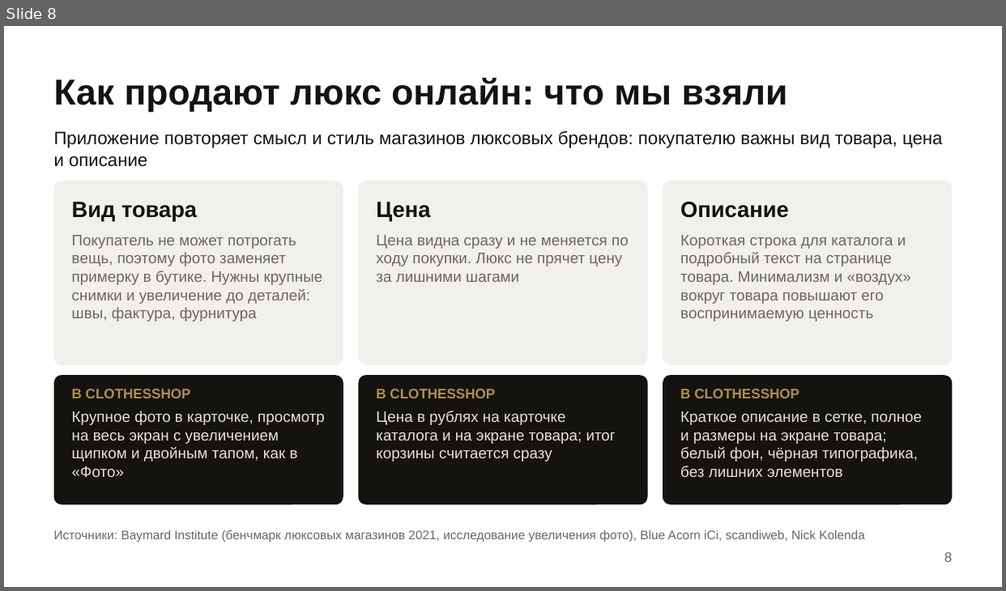
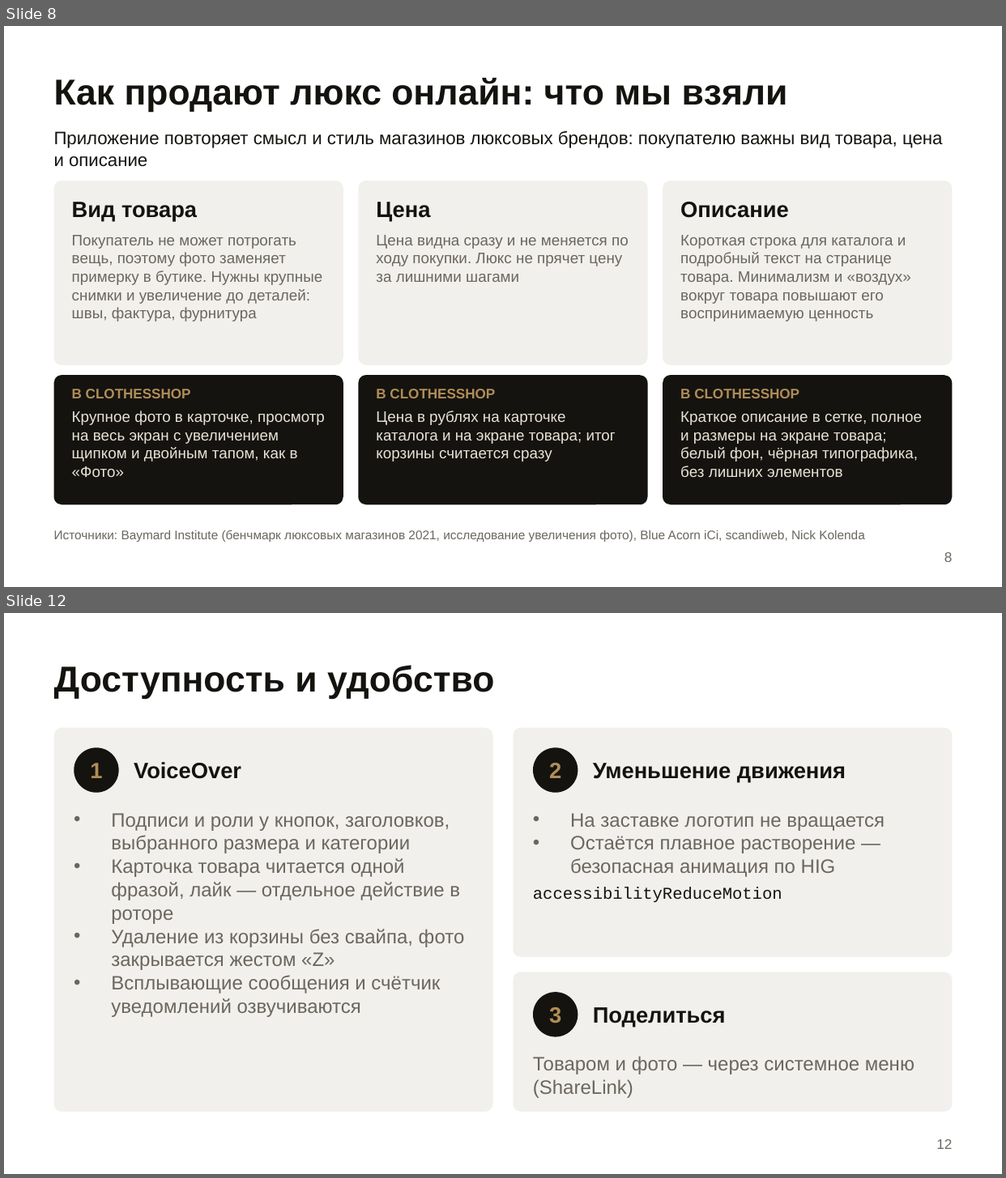
Before and after one commit to Kronos0041/OtusFinalize, a slide deck: presentation/ClothesShop-Diploma.pptx. Shown one above the other, each under a label of ours: slide 8 before the commit, slides 8 and 12 after it; the slides between them are not shown. The pictures are 1006x591 and 1006x1178 pixels, drawn with LibreOffice and Linux fonts; fonts in the diff are those of the drawing. Boxes give left, top, right and bottom in pixels: in the first picture for what was removed or moved away, otherwise in the second. Text is boxed around its words. In the diff, an @@ line names an element or a change of style, - is before the commit and + after.

```diff
--- a/presentation/ClothesShop-Diploma.pptx
+++ b/presentation/ClothesShop-Diploma.pptx
@@ slide 12 added at box(4, 613, 1002, 1174), background #FFFFFF @@
@@ text added at box(54, 665, 494, 700), 26 pt, text #15130F, bold @@
+Доступность и удобство
@@ rounded rectangle added at box(54, 728, 493, 1112), fill #F2F0EC @@
@@ rounded rectangle added at box(513, 728, 952, 957), fill #F2F0EC @@
@@ ellipse added at box(74, 747, 119, 793), fill #15130F @@
@@ ellipse added at box(533, 747, 577, 793), fill #15130F @@
@@ text added at box(90, 763, 102, 778), 16 pt, text #B08D57, bold @@
+1
@@ text added at box(134, 762, 241, 779), 16 pt, text #15130F, bold @@
+VoiceOver
@@ text added at box(549, 763, 561, 778), 16 pt, text #B08D57, bold @@
+2
@@ text added at box(593, 763, 846, 783), 16 pt, text #15130F, bold @@
+Уменьшение движения
@@ text added at box(111, 813, 465, 1017), 14 pt, text #6B665F @@
+• Подписи и роли у кнопок, заголовков, выбранного размера и категории
+• Карточка товара читается одной фразой, лайк — отдельное действие в роторе
+• Удаление из корзины без свайпа, фото закрывается жестом «Z»
+• Всплывающие сообщения и счётчик уведомлений озвучиваются
@@ text added at box(533, 813, 884, 903), 14 pt, text #6B665F @@
+• На заставке логотип не вращается
+• Остаётся плавное растворение — безопасная анимация по HIG
+accessibilityReduceMotion
@@ rounded rectangle added at box(513, 973, 952, 1112), fill #F2F0EC @@
@@ ellipse added at box(533, 992, 577, 1037), fill #15130F @@
@@ text added at box(549, 1007, 561, 1024), 16 pt, text #B08D57, bold @@
+3
@@ text added at box(593, 1007, 726, 1028), 16 pt, text #15130F, bold @@
+Поделиться
@@ text added at box(533, 1056, 914, 1098), 14 pt, text #6B665F @@
+Товаром и фото — через системное меню (ShareLink)
@@ text added at box(936, 1139, 952, 1149), 10 pt, text #6B665F @@
+12
```
Also in this commit, not shown: 13 slides changed, 1 other slide added, 1 other file.
